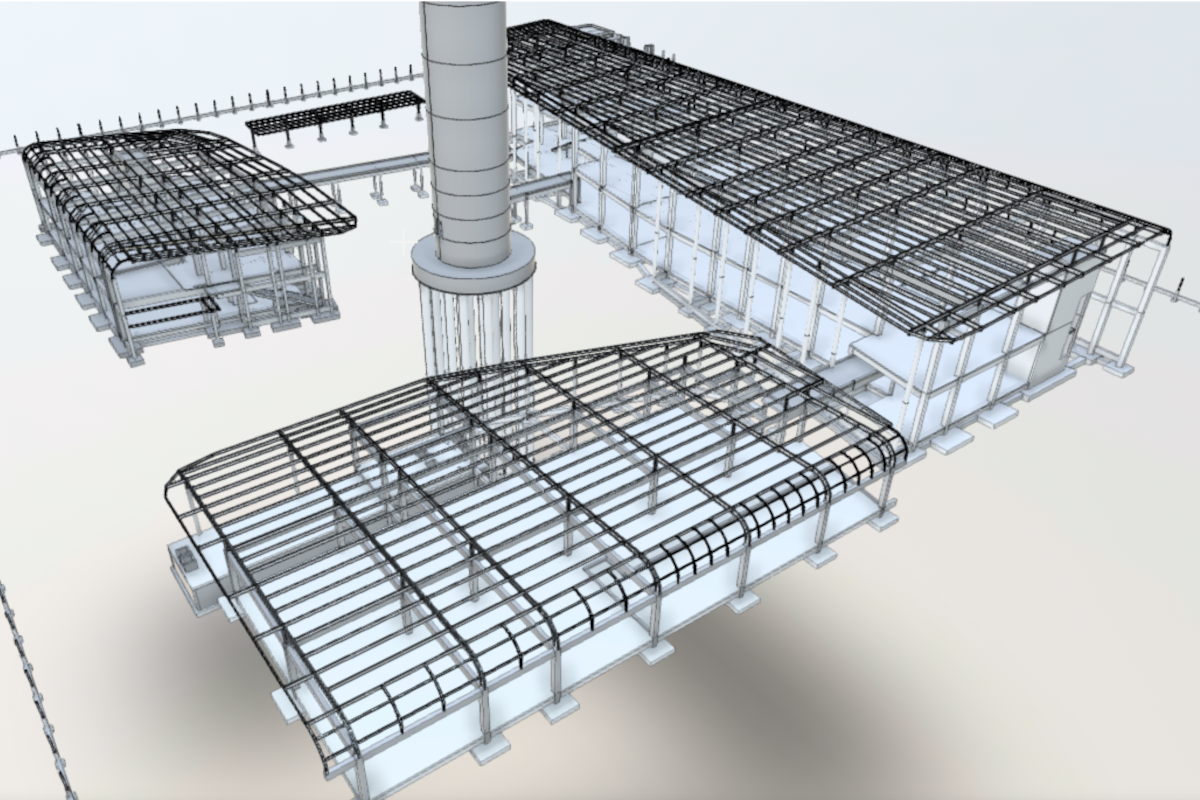
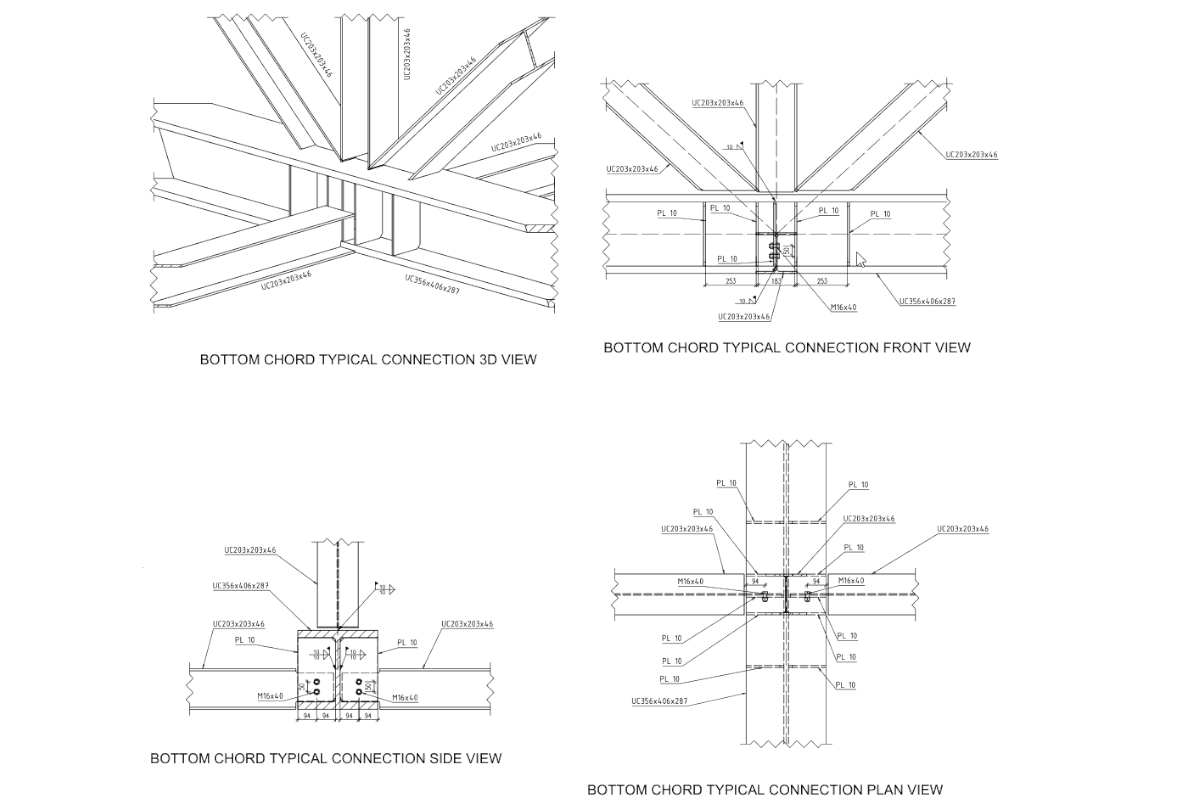
Before/after of a 1200 × 800 layered artwork. What changed in the layer stack:
painted on "Pasted Layer" over [0, 1, 1200, 800]
